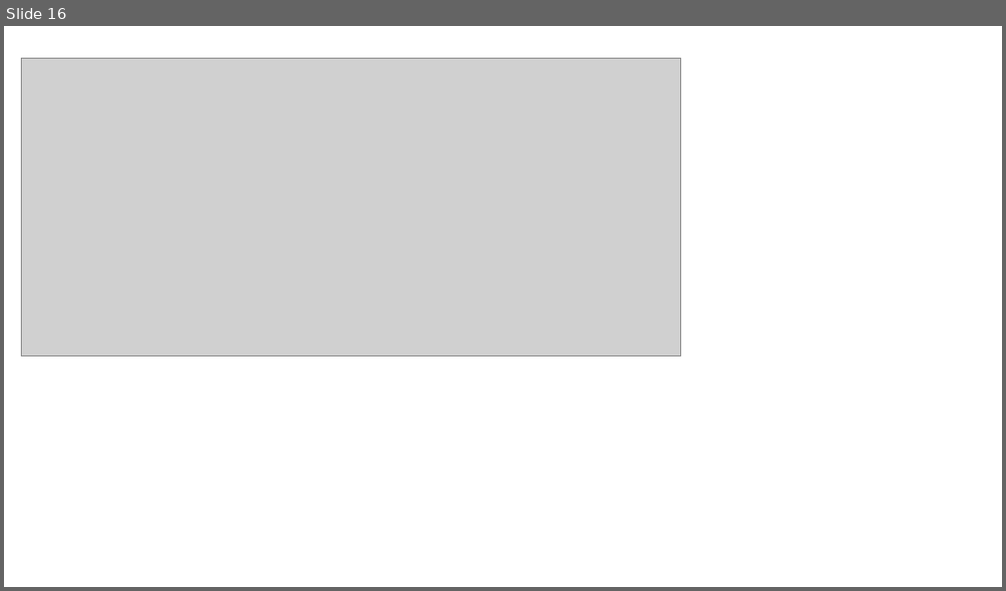
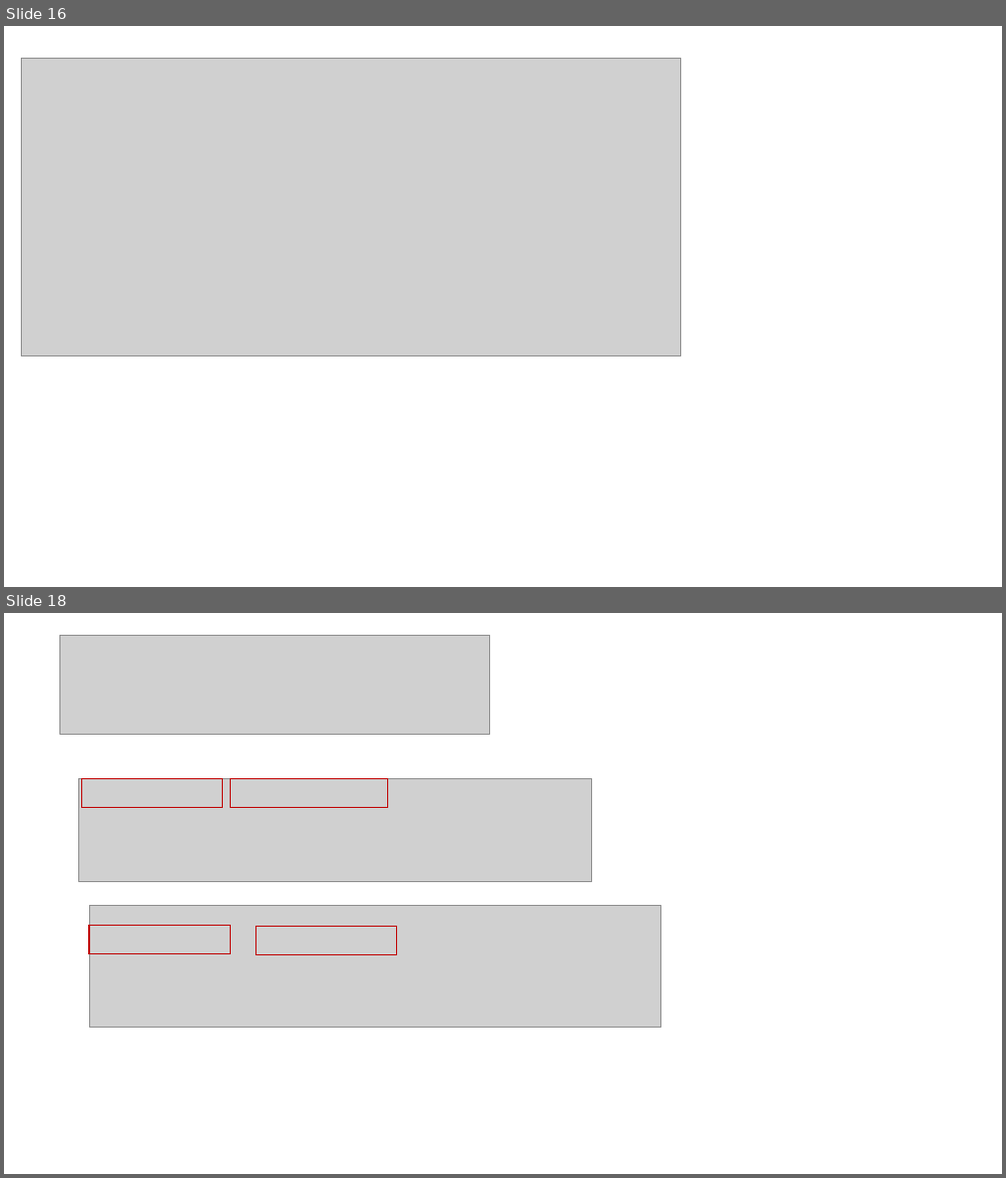
Before and after one commit to samsungint/manual, a slide deck: image2.pptx. Shown one above the other, each under a label of ours: slide 16 before the commit, slides 16 and 18 after it; the slides between them are not shown. The pictures are 1006x591 and 1006x1178 pixels, drawn with LibreOffice and Linux fonts; fonts in the diff are those of the drawing; grey boxes stand for pictures. Boxes give left, top, right and bottom in pixels: in the first picture for what was removed or moved away, otherwise in the second. Text is boxed around its words. In the diff, an @@ line names an element or a change of style, - is before the commit and + after.

```diff
--- a/image2.pptx
+++ b/image2.pptx
@@ slide 18 added at [4,613,1002,1174], background #FFFFFF @@
@@ picture added at [59,636,490,735] @@
@@ picture added at [79,778,592,881] @@
@@ rectangle added at [82,778,223,808], outline #C00000 1 pt @@
@@ rectangle added at [231,778,388,808], outline #C00000 1 pt @@
@@ picture added at [89,906,661,1028] @@
@@ rectangle added at [89,925,230,955], outline #C00000 1 pt @@
@@ rectangle added at [255,926,396,956], outline #C00000 1 pt @@
```
Also in this commit, not shown: 1 slide changed, 2 other slides added, 10 other files.
